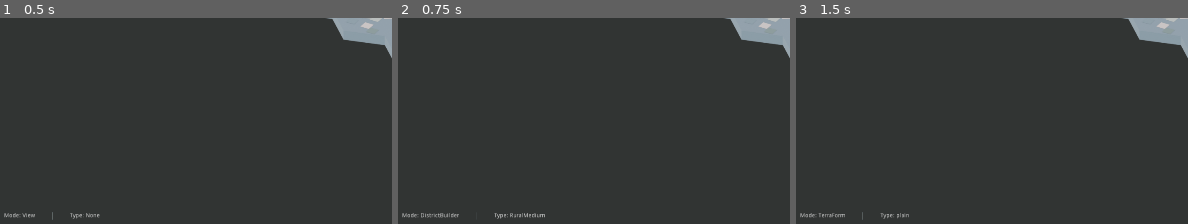
Above: before the commit, frames 1-3 (left to right).
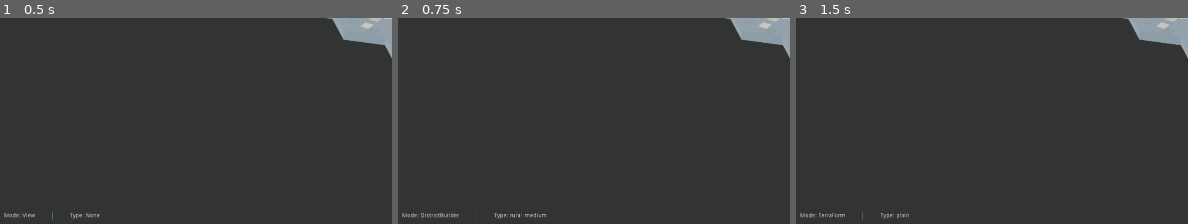
Above: after the commit, the same moments.

Repository: derUbermenk/IsoMapMaker
Game: Godot game, scene res://Scenes/Main/MapBuilder.tscn
Same seed, same stepped clock (60 frames per second), same inputs: the game is played once before the commit and once after it. This scene is started directly instead of the project's main scene.
Inputs:
- Up to frame 1 (0.5 s): no input
- Up to frame 2 (0.75 s): click "Rural Medium" at 0.5 s
- Up to frame 3 (1.5 s): click "Plain" at 1.25 s
The pictures show only the part of the screen within x 0-50%, y 50-100%; the shares and areas given below are measured in that part.

Frame 1 is identical in both runs. In frame 2, 0.1% of the frame differs, in the area x 28-39%, y 94-98%; in frame 3, nothing differs.

Commit message:
add district building logic

Diff:
--- a/Scenes/Main/MapBuilder.tscn
+++ b/Scenes/Main/MapBuilder.tscn
@@ -121,7 +121,7 @@
 group = ExtResource( 3 )
 text = "Rural Low"
 
-[node name="RuralMedium" type="Button" parent="UI/HUD/MapTools/DistrictBuilder"]
+[node name="rural_medium" type="Button" parent="UI/HUD/MapTools/DistrictBuilder"]
 margin_top = 118.0
 margin_right = 200.0
 margin_bottom = 158.0
--- a/Scenes/MapSupport/Tile.gd
+++ b/Scenes/MapSupport/Tile.gd
@@ -88,7 +88,7 @@
 	handle_tile_click()
 
 func handle_tile_click():
-	if Input.is_mouse_button_pressed(1):
+	if Input.is_mouse_button_pressed(1) && map.hovered_tile != null:
 		match map.map_builder.mode:
 			"TerraForm":
 				terraform()
@@ -98,7 +98,8 @@
 				pass
 
 func build_district():
-	pass
+	if is_valid_district_location:
+		map.hovered_tile.update_terrain(map.map_builder.mode_type)
 
 func validate_build_location():
 	# set initial value as false.
@@ -113,10 +114,7 @@
 		modulate = districtBuilder_validColor
 
 func terraform():
-	if map.hovered_tile != null:
-		map.hovered_tile.update_terrain(map.map_builder.mode_type)
-	else:
-		pass
+	map.hovered_tile.update_terrain(map.map_builder.mode_type)
 
 func _on_TileArea_mouse_exited():
 	map.hovered_tile = null
